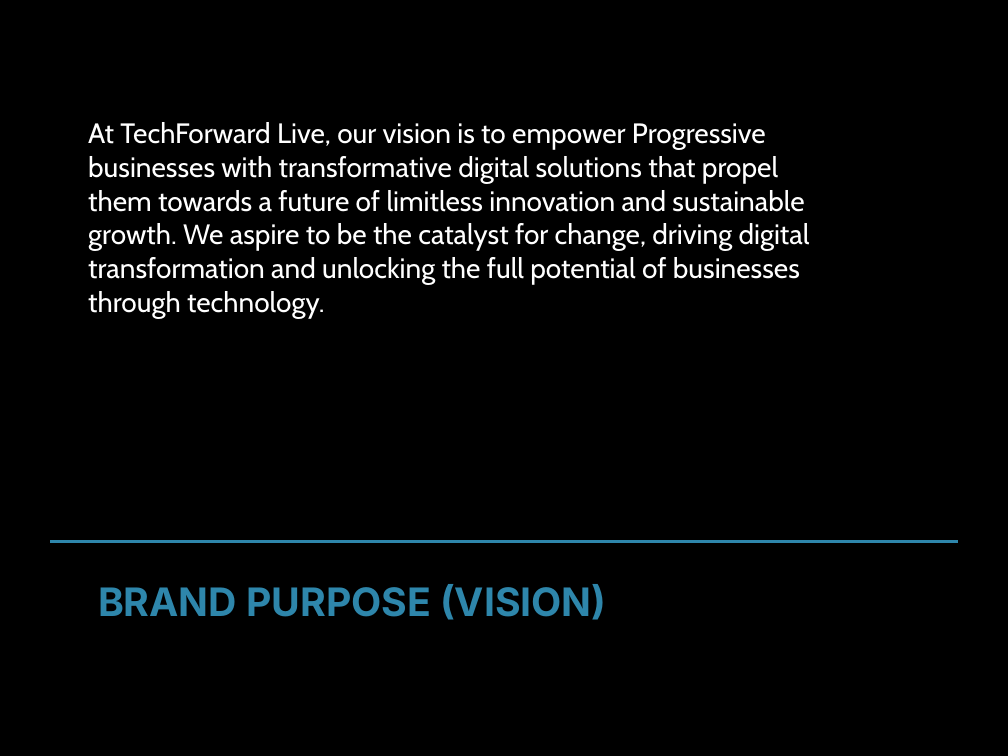
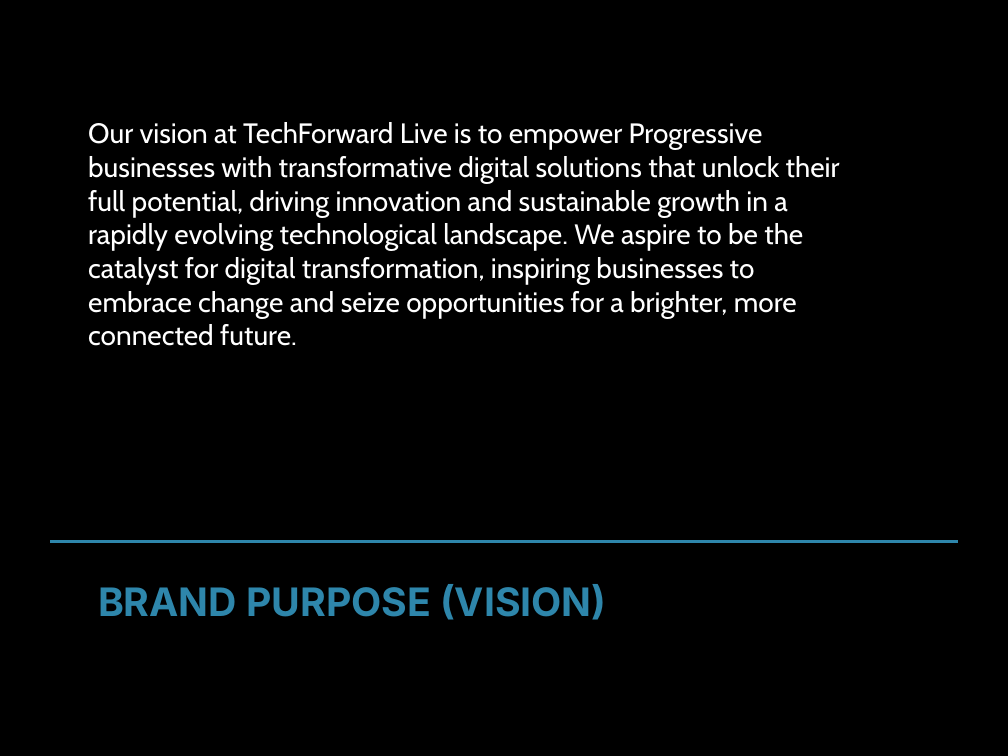
Before and after one commit to md-anas-sabah/brand_book_generator_crewai, a slide deck: slide 4 of output/techforward_live/techforward_live_enhanced_brand_book.pptx. Drawn at 1008x756 pixels with LibreOffice and Linux fonts; fonts in the diff are those of the drawing. Boxes give left, top, right and bottom in pixels: in the first picture for what was removed or moved away, otherwise in the second. Text is boxed around its words. In the diff, an @@ line names an element or a change of style, - is before the commit and + after.

```diff
--- a/output/techforward_live/techforward_live_enhanced_brand_book.pptx
+++ b/output/techforward_live/techforward_live_enhanced_brand_book.pptx
@@ text at [88, 122, 840, 346]: text changed @@
-At TechForward Live, our vision is to empower Progressive businesses with transformative digital solutions that propel them towards a future of limitless innovation and sustainable growth. We aspire to be the catalyst for change, driving digital transformation and unlocking the full potential of businesses through technology.
+Our vision at TechForward Live is to empower Progressive businesses with transformative digital solutions that unlock their full potential, driving innovation and sustainable growth in a rapidly evolving technological landscape. We aspire to be the catalyst for digital transformation, inspiring businesses to embrace change and seize opportunities for a brighter, more connected future.
```
Also in this commit, not shown: 7 other slides changed, 27 other files.
